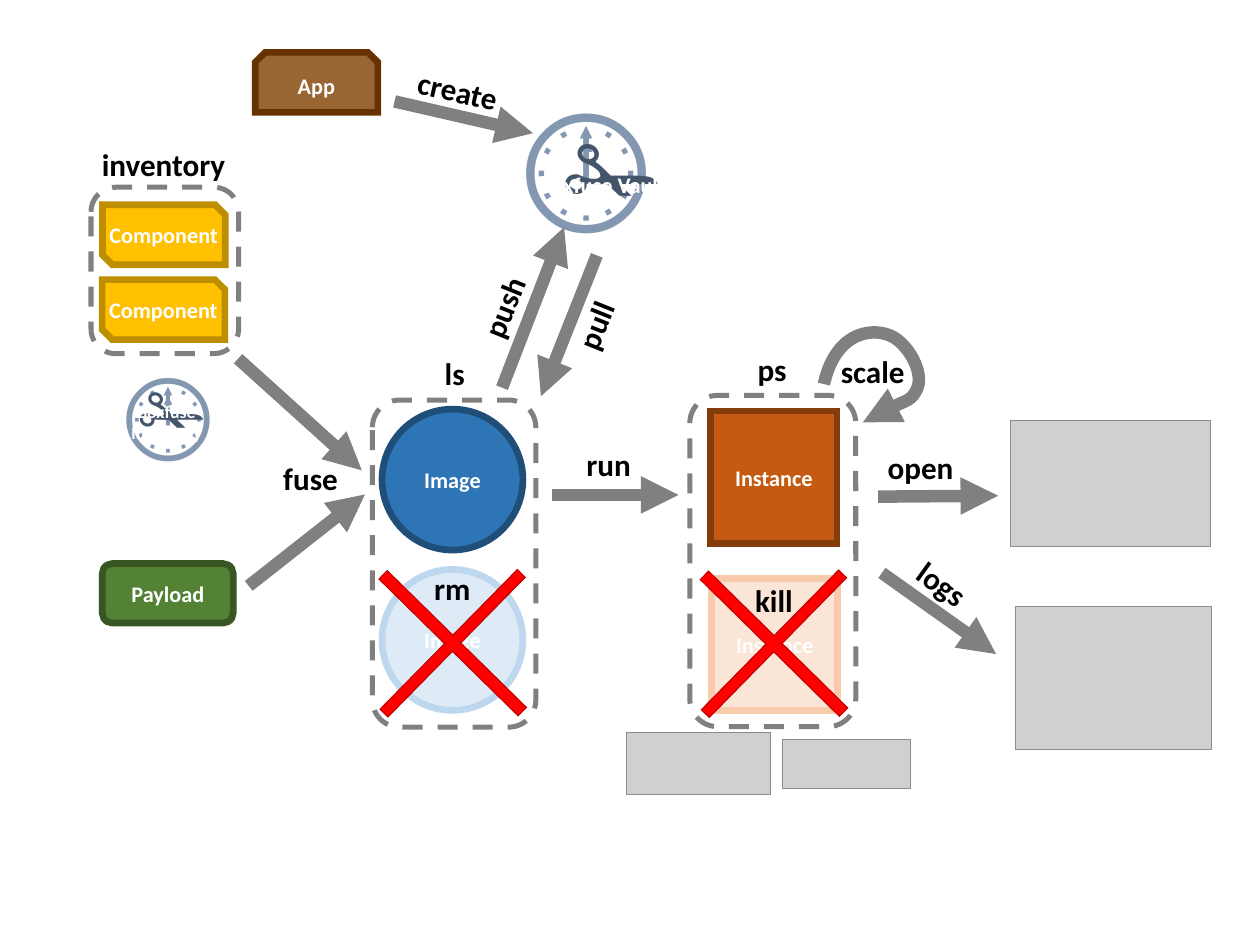
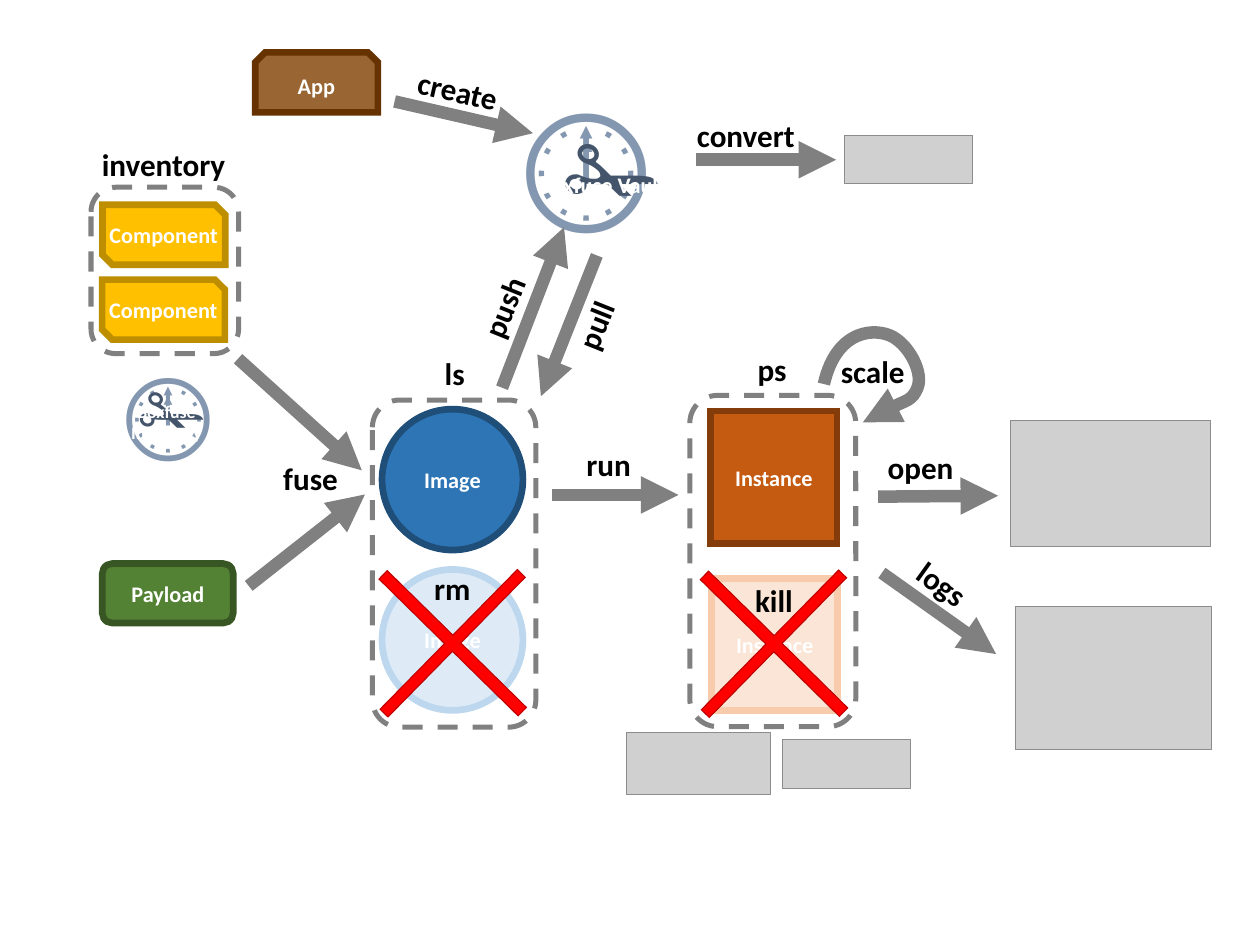
Before and after one commit to flyway/boxfuse.com, a slide deck: slide 11 of _sources/GettingStarted.pptx. Drawn at 1260x945 pixels with LibreOffice and Linux fonts; fonts in the diff are those of the drawing; grey boxes stand for pictures. Boxes give left, top, right and bottom in pixels: in the first picture for what was removed or moved away, otherwise in the second. Text is boxed around its words. In the diff, an @@ line names an element or a change of style, - is before the commit and + after.

```diff
--- a/_sources/GettingStarted.pptx
+++ b/_sources/GettingStarted.pptx
@@ text added at <box>697,127,795,154</box>, 28 pt, text #000000, bold @@
+convert
@@ picture added at <box>844,135,972,184</box> @@
@@ arrow added from (696, 160) to (836, 160), #808080 11.25 pt @@
```
Also in this commit, not shown: 2 other slides changed, 16 other files.
